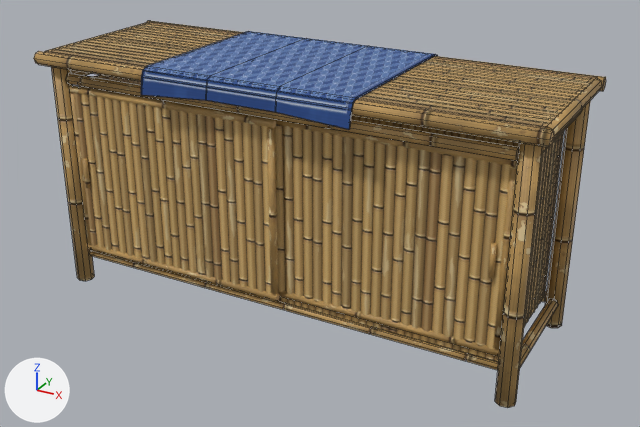
The Blender file blender/servecounter.blend, before and after one commit.
Before and after are seen from a 50 mm camera at (0.793, -1.39, 0.893) aimed at (0.032, -0.006, 0.201). The lights are fixed; the arrows at lower left show +X, +Y and +Z. The older version comes first. Mesh edges are drawn as thin lines on the coarser meshes.

In view in the first picture: 'ServeCounter', 'ServeDoor0', 'ServeDoor1'.
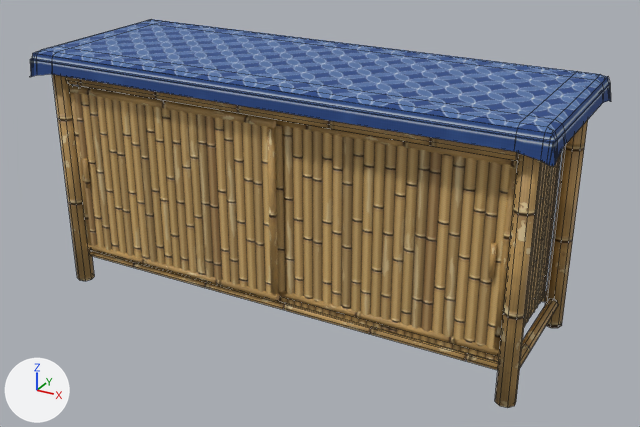
Changed parts and their boxes (x1, y1, x2, y2) in the pictures (640 x 427 px):
'ServeCounter', reshaped
    before: (34, 21, 606, 408)
    after: (29, 19, 611, 408)
part 1 of me_servetop, rebuilt (96% wider, 49% taller)
    before: (141, 31, 438, 130)
    after: (29, 19, 611, 167)

Edits to the bpy script that builds the scene:
```text
Change me_servetop:
    used by ob_servecounter; parent = ob_servecounterroot; location = (0.0, 0.0, 0.0)
    remove me_servetop.from_pydata(...)  # 984 vertices, 557 faces; spans x -0.5..0.5, y -0.19..0.19, z 0.0..0.495
    add me_servetop.from_pydata(...)  # 1084 vertices, 608 faces; spans x -0.512..0.512, y -0.188..0.188, z 0.0..0.495
    me_servetop part 1: the loose piece of 64 vertices spanning x -0.235..0.185, y -0.19..0.19, z 0.447..0.495 is rebuilt with 128 vertices and now spans x -0.512..0.512, y -0.188..0.188, z 0.445..0.495
    other edits to the shape of me_servetop do not show in these pictures
```
